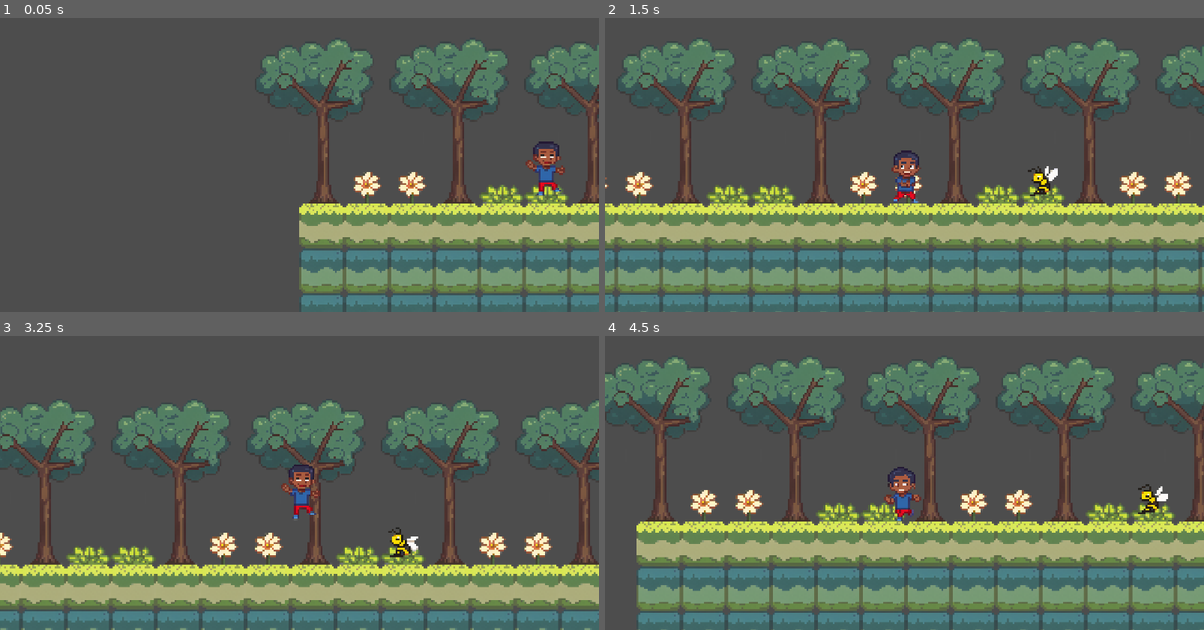
Above: before the commit, frames 1-4 (two rows, left to right).
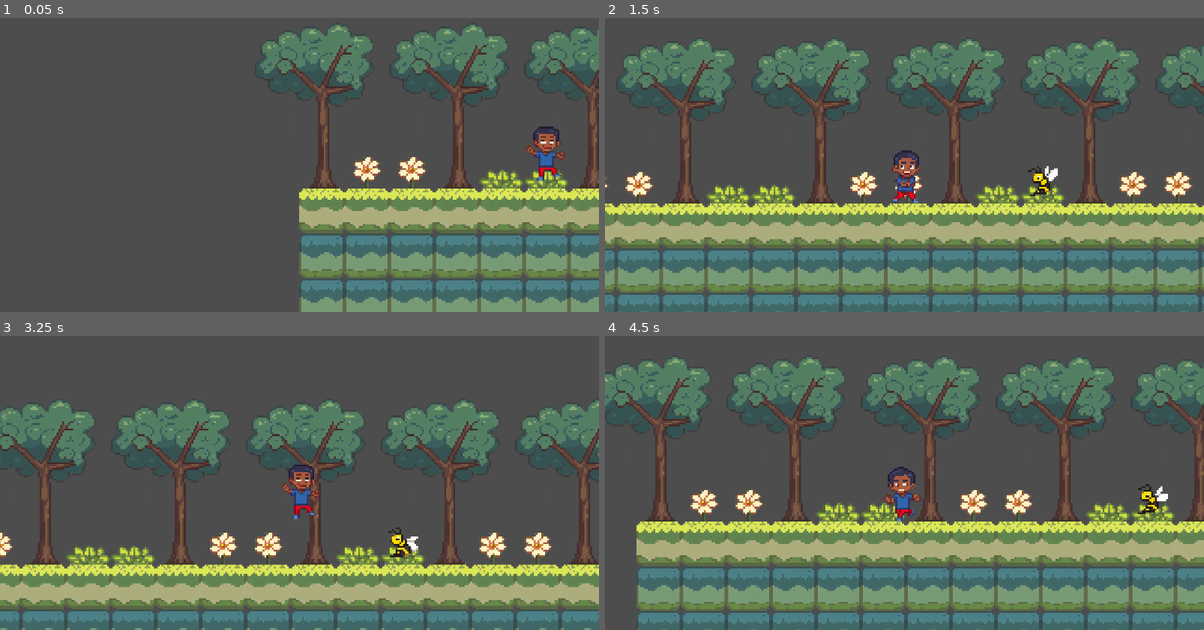
Above: after the commit, the same moments.

Repository: codenergy-dev/maricagamesjam2025_codenergy
Game: Godot game, scene res://scenes/game.tscn
Two runs of this game, one before a commit and one after it. Both use one fixed random seed, a clock stepped at 60 frames per second and the inputs below. The engine's default icon, where the game draws it, is replaced by a stand-in: a white triangle on a blue panel in a dark square.
Inputs:
- Up to frame 1 (0.05 s): no input
- Up to frame 2 (1.5 s): tap Enter (ui_accept) at 0.5, 0.77 s; hold Right (ui_right) from 0.53 s (still down)
- Up to frame 3 (3.25 s): tap Enter (ui_accept) at 1.52, 3.02 s; release Right (ui_right) at 2.03 s; hold Left (ui_left) 2.03-2.78 s; hold Right (ui_right) from 2.78 s (still down)
- Up to frame 4 (4.5 s): tap Enter (ui_accept) at 3.77 s; release Right (ui_right) at 4.28 s; hold Left (ui_left) from 4.28 s (still down)

The runs differ from the first frame. In frame 1, 29% of the frame differs, in the area x 43-100%, y 2-100%; in frame 2, nothing differs; in frame 3, less than 0.1%; in frame 4, nothing differs.

Commit message:
Configure levels in game scene

Diff:
--- a/godot/scenes/game.tscn
+++ b/godot/scenes/game.tscn
@@ -1,11 +1,9 @@
-[gd_scene load_steps=3 format=3 uid="uid://dit1a017pswy0"]
+[gd_scene load_steps=4 format=3 uid="uid://dit1a017pswy0"]
 
-[ext_resource type="PackedScene" uid="uid://bdrcrhcbqgo0e" path="res://scenes/camera.tscn" id="2_yqjtg"]
-[ext_resource type="PackedScene" uid="uid://bcqrpg6j4kk04" path="res://scenes/level_1_1.tscn" id="7_u5sy4"]
+[ext_resource type="Script" uid="uid://b7841cy81nq5c" path="res://scripts/game.gd" id="1_lnu2h"]
+[ext_resource type="PackedScene" uid="uid://n1gyi4jeul0f" path="res://scenes/levels/level_1_2.tscn" id="3_lbhrr"]
+[ext_resource type="PackedScene" uid="uid://bcqrpg6j4kk04" path="res://scenes/levels/level_1_1.tscn" id="7_u5sy4"]
 
 [node name="Game" type="Node2D" groups=["game"]]
-
-[node name="Level 1 1" parent="." instance=ExtResource("7_u5sy4")]
-position = Vector2(0, 64)
-
-[node name="Camera" parent="." instance=ExtResource("2_yqjtg")]
+script = ExtResource("1_lnu2h")
+levels = Array[PackedScene]([ExtResource("7_u5sy4"), ExtResource("3_lbhrr")])
